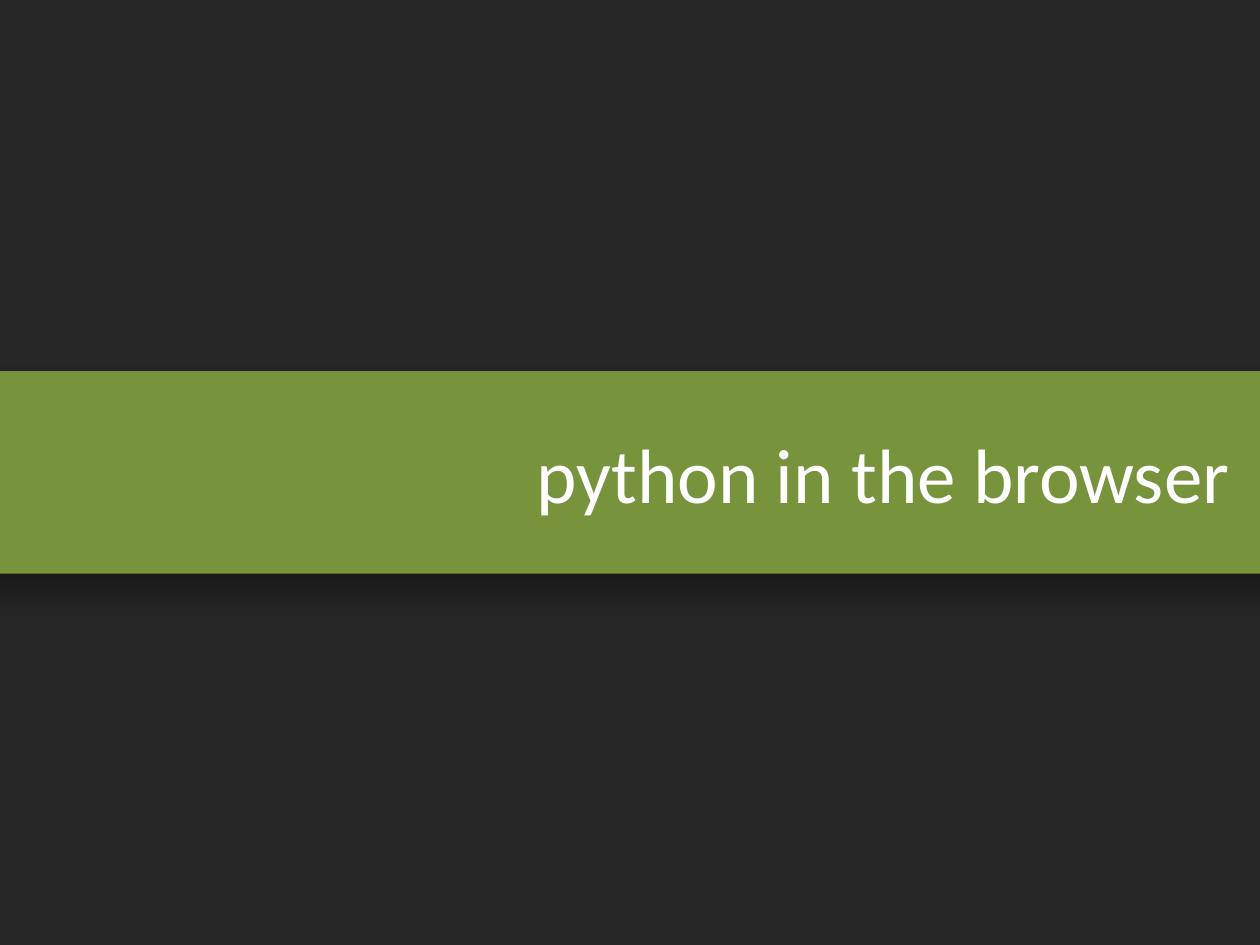
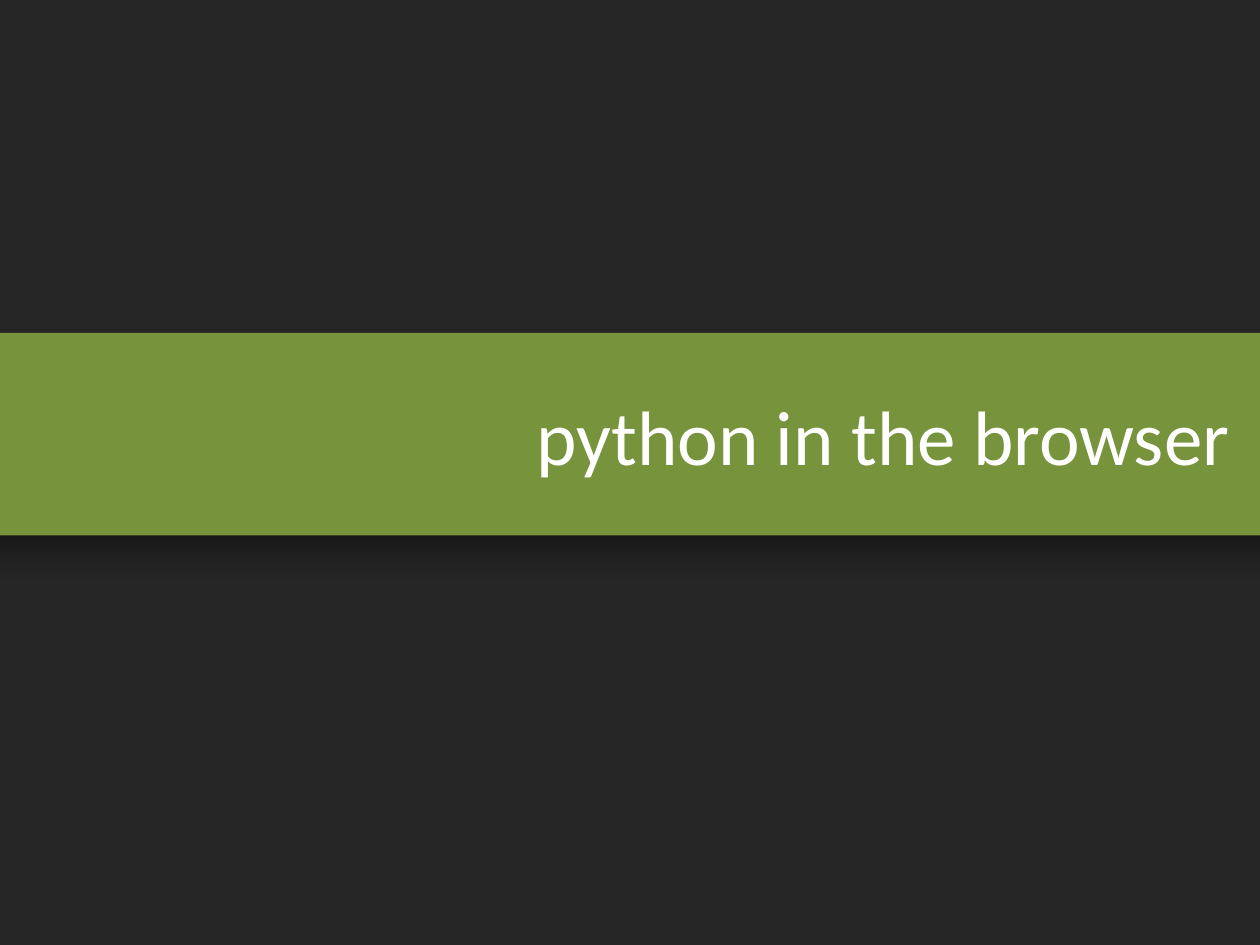
Before and after one commit to jschementi/pycon2010, a slide deck: slide 3 of slides/jimmysch-python-in-the-browser.pptx (slide 4 before the commit). Drawn at 1260x945 pixels with LibreOffice and Linux fonts; fonts in the diff are those of the drawing. Boxes give left, top, right and bottom in pixels: in the first picture for what was removed or moved away, otherwise in the second. Text is boxed around its words. In the diff, an @@ line names an element or a change of style, - is before the commit and + after.

```diff
--- a/slides/jimmysch-python-in-the-browser.pptx
+++ b/slides/jimmysch-python-in-the-browser.pptx
@@ title "python in the browser _": place and size @@
-title "python in the browser _" at <box>0,372,1260,575</box>
+title "python in the browser _" at <box>0,333,1260,536</box>
```
Also in this commit, not shown: 4 other slides changed, 13 slides added, 1 slide removed, 26 other files.
